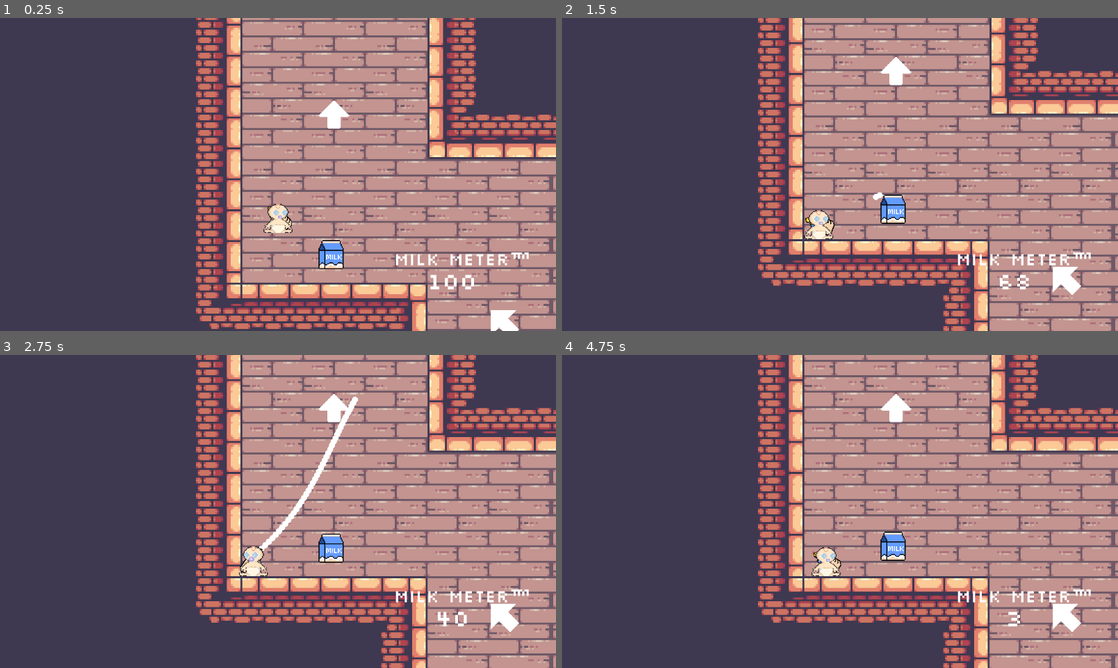
Above: before the commit, frames 1-4 (two rows, left to right).
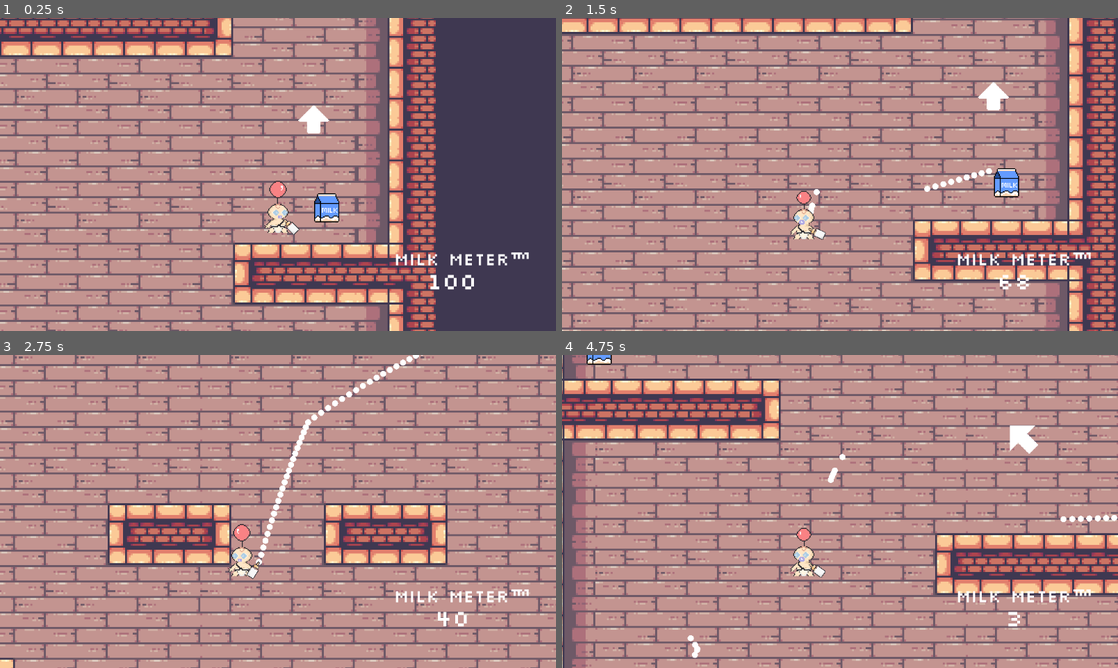
Above: after the commit, the same moments.

Repository: duncwilliams/trust-fund-baby
Game: Godot game, scene res://scenes/main.tscn
The game is run twice, just before and just after one commit, with the same random seed, the same clock (stepped at 60 frames per second) and the same inputs.
Inputs (mouse positions are in pixels of both pictures, inside the frame that each line leads up to):
- Up to frame 1 (0.25 s): no input
- Up to frame 2 (1.5 s): move the mouse to (962, 158) at 0.52 s; press the mouse at (962, 158) at 0.53 s; move the mouse to (728, 190) at 1.27 s; release the mouse at (728, 190) at 1.28 s; click (728, 190) at 1.35 s
- Up to frame 3 (2.75 s): move the mouse to (333, 442) at 2.02 s; press the mouse at (333, 442) at 2.03 s
- Up to frame 4 (4.75 s): move the mouse to (812, 574) at 2.77 s; release the mouse at (812, 574) at 2.78 s; click (812, 574) at 2.85 s; move the mouse to (1006, 558) at 3.52 s; press the mouse at (1006, 558) at 3.53 s; move the mouse to (673, 464) at 4.27 s; release the mouse at (673, 464) at 4.28 s; click (673, 464) at 4.35 s

The runs differ from the first frame. In frame 1, 82% of the frame differs, in the area x 0-100%, y 0-100%; in frame 2, 84%; in frame 3, 80%; in frame 4, 79%.

Commit message:
swapping to balloon baby sprite, enemy scene WIP

Diff:
--- a/scenes/baby.tscn
+++ b/scenes/baby.tscn
@@ -1,13 +1,27 @@
 [gd_scene format=3 uid="uid://cvow3q04r05rf"]
 
 [ext_resource type="Script" uid="uid://bfwi4h7pwsp8s" path="res://scripts/baby.gd" id="1_wpfv3"]
-[ext_resource type="Texture2D" uid="uid://sb6eu3aujbox" path="res://art/custom/Big_Baby_RECOLOR.png" id="3_3hpsf"]
+[ext_resource type="Texture2D" uid="uid://djiuf7i4hc4b" path="res://art/custom/Big_Baby_Landing_2__Balloon.png" id="2_jhev3"]
+[ext_resource type="Texture2D" uid="uid://sb6eu3aujbox" path="res://art/custom/old/Big_Baby_RECOLOR.png" id="3_3hpsf"]
+[ext_resource type="Texture2D" uid="uid://h54f6bm8tcal" path="res://art/custom/Big_Baby_2__Balloon.png" id="3_40ld7"]
 [ext_resource type="PackedScene" uid="uid://0aibwiyik5ip" path="res://scenes/bottle.tscn" id="3_ruhsn"]
-[ext_resource type="Texture2D" uid="uid://c1vdirs7533ed" path="res://art/custom/Big_Baby_Landing_RECOLOR.png" id="4_40ld7"]
+[ext_resource type="Texture2D" uid="uid://c1vdirs7533ed" path="res://art/custom/old/Big_Baby_Landing_RECOLOR.png" id="4_40ld7"]
+
+[sub_resource type="AtlasTexture" id="AtlasTexture_cgpd6"]
+atlas = ExtResource("2_jhev3")
+region = Rect2(32, 0, 32, 56)
 
 [sub_resource type="AtlasTexture" id="AtlasTexture_7xqix"]
 atlas = ExtResource("4_40ld7")
 region = Rect2(32, 0, 32, 32)
+
+[sub_resource type="AtlasTexture" id="AtlasTexture_dbq4s"]
+atlas = ExtResource("3_40ld7")
+region = Rect2(0, 0, 32, 56)
+
+[sub_resource type="AtlasTexture" id="AtlasTexture_gnfnd"]
+atlas = ExtResource("3_40ld7")
+region = Rect2(32, 0, 32, 56)
 
 [sub_resource type="AtlasTexture" id="AtlasTexture_jhev3"]
 atlas = ExtResource("3_3hpsf")
@@ -21,10 +35,29 @@
 animations = [{
 "frames": [{
 "duration": 1.0,
-"texture": SubResource("AtlasTexture_7xqix")
+"texture": SubResource("AtlasTexture_cgpd6")
 }],
 "loop": false,
 "name": &"collide",
+"speed": 2.0
+}, {
+"frames": [{
+"duration": 1.0,
+"texture": SubResource("AtlasTexture_7xqix")
+}],
+"loop": true,
+"name": &"collide_no_balloon",
+"speed": 5.0
+}, {
+"frames": [{
+"duration": 1.0,
+"texture": SubResource("AtlasTexture_dbq4s")
+}, {
+"duration": 1.0,
+"texture": SubResource("AtlasTexture_gnfnd")
+}],
+"loop": true,
+"name": &"default",
 "speed": 2.0
 }, {
 "frames": [{
@@ -35,8 +68,8 @@
 "texture": SubResource("AtlasTexture_snfag")
 }],
 "loop": true,
-"name": &"default",
-"speed": 2.0
+"name": &"default_no_balloon",
+"speed": 5.0
 }]
 
 [sub_resource type="RectangleShape2D" id="RectangleShape2D_3hpsf"]
@@ -51,16 +84,19 @@
 script = ExtResource("1_wpfv3")
 metadata/_edit_group_ = true
 
+[node name="AnimatedSprite2D" type="AnimatedSprite2D" parent="." unique_id=2044264603]
+unique_name_in_owner = true
+position = Vector2(0, -12)
+sprite_frames = SubResource("SpriteFrames_c7awe")
+animation = &"collide"
+autoplay = "default"
+
 [node name="Bottle" parent="." unique_id=26694295 instance=ExtResource("3_ruhsn")]
 unique_name_in_owner = true
-
-[node name="AnimatedSprite2D" type="AnimatedSprite2D" parent="." unique_id=2044264603]
-unique_name_in_owner = true
-sprite_frames = SubResource("SpriteFrames_c7awe")
-autoplay = "default"
+position = Vector2(13, 9)
+scale = Vector2(0.615, 0.615)
 
 [node name="CharacterBodyCollision" type="CollisionShape2D" parent="." unique_id=1883765674 groups=["baby"]]
-visible = false
 position = Vector2(0, 1.75)
 shape = SubResource("RectangleShape2D_3hpsf")
 
--- a/scenes/bottle.tscn
+++ b/scenes/bottle.tscn
@@ -2,15 +2,28 @@
 
 [ext_resource type="Texture2D" uid="uid://btowpychvtyyd" path="res://art/custom/bottle.png" id="1_724mw"]
 [ext_resource type="Script" uid="uid://cr0mjoxe7bhhc" path="res://scripts/bottle.gd" id="1_qr18b"]
+[ext_resource type="Texture2D" uid="uid://k3gnfr4hnac7" path="res://art/custom/Milk_Bottle.png" id="2_emwc0"]
+
+[sub_resource type="AtlasTexture" id="AtlasTexture_137t8"]
+atlas = ExtResource("2_emwc0")
+region = Rect2(0, 0, 32, 32)
 
 [sub_resource type="SpriteFrames" id="SpriteFrames_a0avw"]
 animations = [{
 "frames": [{
 "duration": 1.0,
+"texture": SubResource("AtlasTexture_137t8")
+}],
+"loop": true,
+"name": &"default",
+"speed": 5.0
+}, {
+"frames": [{
+"duration": 1.0,
 "texture": ExtResource("1_724mw")
 }],
 "loop": true,
-"name": &"default",
+"name": &"old_default",
 "speed": 5.0
 }]
 
--- a/scenes/dialogue_controller.tscn
+++ b/scenes/dialogue_controller.tscn
@@ -24,10 +24,10 @@
 anchor_top = 0.5
 anchor_right = 0.5
 anchor_bottom = 0.5
-offset_left = -511.5
-offset_top = -20.125
-offset_right = 511.5
-offset_bottom = 20.125
+offset_left = -511.0
+offset_top = -20.0
+offset_right = 512.0
+offset_bottom = 20.25
 grow_horizontal = 2
 grow_vertical = 2
 theme_override_font_sizes/normal_font_size = 26
--- /dev/null
+++ b/scenes/enemy.tscn
@@ -0,0 +1,75 @@
+[gd_scene format=3 uid="uid://dxhgehgl2qp1"]
+
+[ext_resource type="Script" uid="uid://we4ax74l2lgc" path="res://scripts/enemy.gd" id="1_4ra3w"]
+[ext_resource type="Texture2D" uid="uid://brlu8sx5ohgwb" path="res://art/custom/dude_idle.png" id="1_md0e3"]
+[ext_resource type="Texture2D" uid="uid://cpe8is8xck624" path="res://art/custom/dude_walking.png" id="2_4ra3w"]
+
+[sub_resource type="AtlasTexture" id="AtlasTexture_5uy6h"]
+atlas = ExtResource("1_md0e3")
+region = Rect2(0, 0, 16, 16)
+
+[sub_resource type="AtlasTexture" id="AtlasTexture_c4w8v"]
+atlas = ExtResource("1_md0e3")
+region = Rect2(16, 0, 16, 16)
+
+[sub_resource type="AtlasTexture" id="AtlasTexture_xwavj"]
+atlas = ExtResource("2_4ra3w")
+region = Rect2(0, 0, 16, 16)
+
+[sub_resource type="AtlasTexture" id="AtlasTexture_nenq2"]
+atlas = ExtResource("2_4ra3w")
+region = Rect2(16, 0, 16, 16)
+
+[sub_resource type="AtlasTexture" id="AtlasTexture_md484"]
+atlas = ExtResource("2_4ra3w")
+region = Rect2(32, 0, 16, 16)
+
+[sub_resource type="AtlasTexture" id="AtlasTexture_ipns3"]
+atlas = ExtResource("2_4ra3w")
+region = Rect2(48, 0, 16, 16)
+
+[sub_resource type="SpriteFrames" id="SpriteFrames_8qclf"]
+animations = [{
+"frames": [{
+"duration": 1.0,
+"texture": SubResource("AtlasTexture_5uy6h")
+}, {
+"duration": 1.0,
+"texture": SubResource("AtlasTexture_c4w8v")
+}],
+"loop": true,
+"name": &"idle",
+"speed": 4.0
+}, {
+"frames": [{
+"duration": 1.0,
+"texture": SubResource("AtlasTexture_xwavj")
+}, {
+"duration": 1.0,
+"texture": SubResource("AtlasTexture_nenq2")
+}, {
+"duration": 1.0,
+"texture": SubResource("AtlasTexture_md484")
+}, {
+"duration": 1.0,
+"texture": SubResource("AtlasTexture_ipns3")
+}],
+"loop": true,
+"name": &"walking",
+"speed": 5.0
+}]
+
+[sub_resource type="RectangleShape2D" id="RectangleShape2D_4ra3w"]
+size = Vector2(8, 14)
+
+[node name="Enemy" type="CharacterBody2D" unique_id=1988915028]
+script = ExtResource("1_4ra3w")
+
+[node name="AnimatedSprite2D" type="AnimatedSprite2D" parent="." unique_id=634802606]
+sprite_frames = SubResource("SpriteFrames_8qclf")
+animation = &"walking"
+frame_progress = 0.9731435
+
+[node name="CollisionShape2D" type="CollisionShape2D" parent="." unique_id=597369825]
+position = Vector2(0, 1)
+shape = SubResource("RectangleShape2D_4ra3w")
--- a/scenes/main.tscn
+++ b/scenes/main.tscn
@@ -33,7 +33,7 @@
 
 [node name="Baby" parent="." unique_id=1502936678 instance=ExtResource("1_o5qli")]
 unique_name_in_owner = true
-position = Vector2(1290, -2404)
+position = Vector2(1693, -1361)
 
 [node name="Camera2D" type="Camera2D" parent="Baby" unique_id=1711883797]
 offset = Vector2(0, -60)
--- a/scripts/baby.gd
+++ b/scripts/baby.gd
@@ -4,7 +4,7 @@
 
 @onready var bottle: Node2D = %Bottle
 var thrust_force: float = 15
-var max_velocity: float = 700
+var max_velocity: float = 620
 var bounce_strength: float = 0.5
 
 
--- /dev/null
+++ b/scripts/enemy.gd
@@ -0,0 +1,23 @@
+extends CharacterBody2D
+
+
+@export var baby: Node2D
+var speed: float = 100.0
+
+
+
+func _physics_process(delta: float) -> void:
+	# sprite orientation
+	$AnimatedSprite2D.flip_h = (velocity.x < 0)
+
+	if (velocity.is_zero_approx()):
+		$AnimatedSprite2D.play("idle")
+	else:
+		$AnimatedSprite2D.play("walking")
+
+
+	# Add the gravity.
+	if not is_on_floor():
+		velocity += get_gravity() * delta
+
+	move_and_slide()
Binary file added: art/custom/Big_Baby_2__Balloon.png
Not shown, changed: art/custom/Big_Baby_2__Balloon.png.import
Binary file added: art/custom/Big_Baby_Landing_2__Balloon.png
Not shown, added: art/custom/Big_Baby_Landing_2__Balloon.png.import
Binary file added: art/custom/Milk_Bottle.png
Not shown, added: art/custom/Milk_Bottle.png.import
Binary file added: art/custom/dude_idle.png
Not shown, changed: art/custom/dude_idle.png.import
Binary file added: art/custom/dude_walking.png
Not shown, added: art/custom/dude_walking.png.import
Binary file added: art/custom/old/Baby_Landing__Balloon.png
Not shown, added: art/custom/old/Baby_Landing__Balloon.png.import
(and 8 more such lines)
